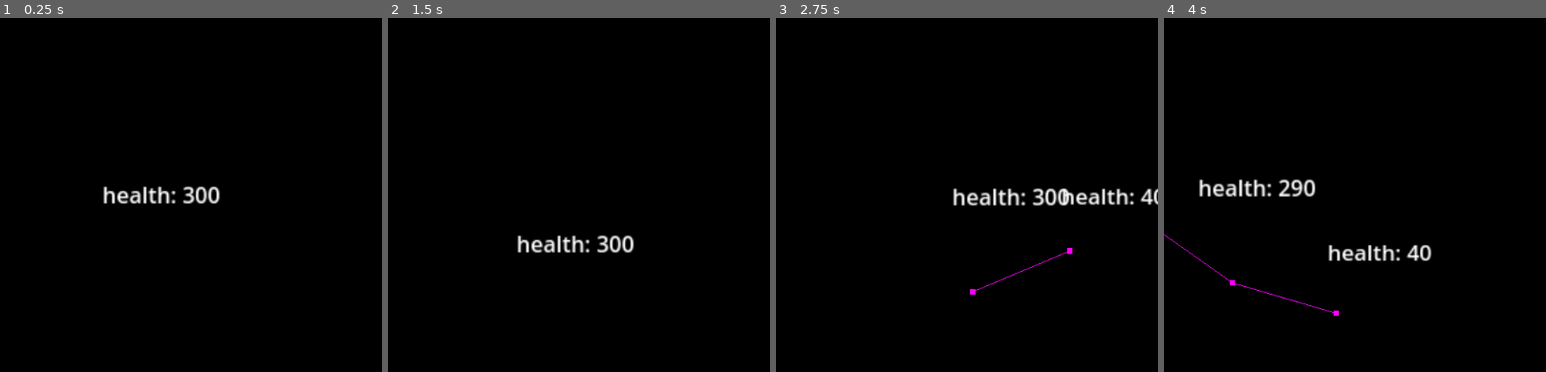
Above: before the commit, frames 1-4 (left to right).
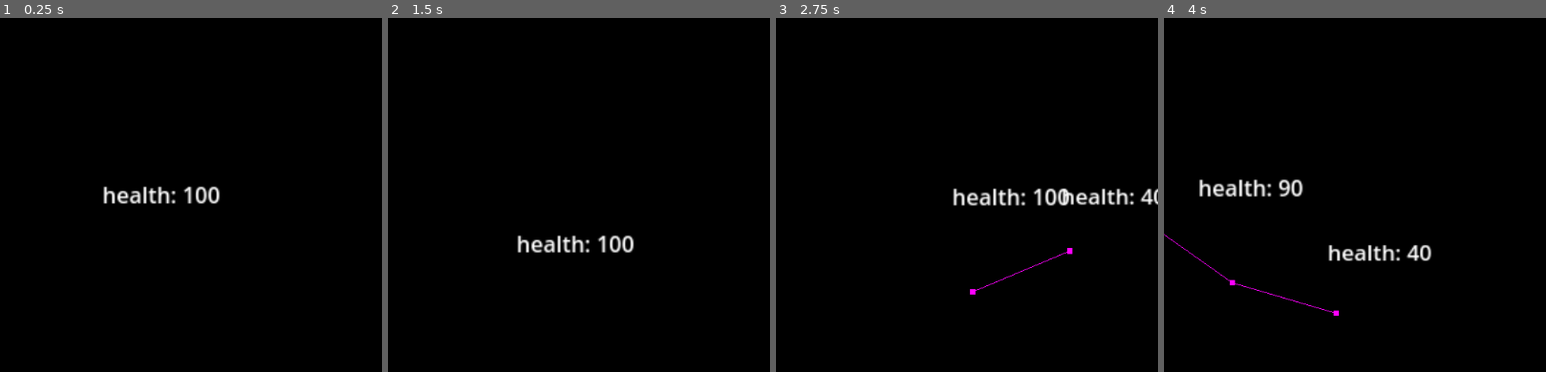
Above: after the commit, the same moments.

Repository: xxxxx-community/TheAihopGG-godot-wild-jam-80
Game: Godot game, scene res://scenes/objects/world/world.tscn
Same seed, same stepped clock (60 frames per second), same inputs: the game is played once before the commit and once after it.
Inputs (mouse positions are % of the whole screen's width and height, from its top left):
- Up to frame 1 (0.25 s): no input
- Up to frame 2 (1.5 s): tap Enter at 0.5 s; move the mouse to (72, 41) at 0.52 s; hold D (move_right) 0.53-1.28 s; tap 1 (select_weapon_1) at 0.6 s; tap Space at 1.25 s; move the mouse to (30, 51) at 1.27 s; hold Down (move_down) from 1.28 s (still down); tap 2 (select_weapon_2) at 1.35 s
- Up to frame 3 (2.75 s): move the mouse to (60, 22) at 2.02 s; release Down (move_down) at 2.03 s; hold D (move_right) from 2.03 s (still down); tap 3 (select_weapon_3) at 2.1 s
- Up to frame 4 (4 s): move the mouse to (45, 68) at 2.77 s; release D (move_right) at 2.78 s; hold Up (move_up) 2.78-3.53 s; click (45, 68) at 2.85 s; move the mouse to (80, 62) at 3.52 s; hold A (move_left) from 3.53 s (still down); tap 1 (select_weapon_1) at 3.6 s
The pictures show only the part of the screen within x 33-83%, y 8-58%; the shares and areas given below are measured in that part.

The runs differ from the first frame. In frame 1, 0.1% of the frame differs, in the area x 47-51%, y 47-53%; in frame 2, 0.1%; in frame 3, 0.1%; in frame 4, 0.3%, in the area x 30-40%, y 45-51%.

Commit message:
fix: recoverable_target_health

Diff:
--- a/scenes/characters/character/character.gd
+++ b/scenes/characters/character/character.gd
@@ -34,8 +34,8 @@
 @export var health: int
 @export var max_health: int
 @export var invulnerability_time: float = 0.4
+@export var invulnerability_is_enabled: bool = false # note: don t use invulnerability_is_enabled, use health_component.invulnerability_is_enabled
 @export var health_replenish_is_enabled: bool = true
-@export var invulnerability_is_enabled: bool = false # note: don t use invulnerability_is_enabled, use health_component.invulnerability_is_enabled
 
 @export_category("Labels")
 @export var show_health_label: bool = false
--- a/scenes/characters/enemies/enemy/enemy.gd
+++ b/scenes/characters/enemies/enemy/enemy.gd
@@ -34,4 +34,3 @@
 
 func _on_health_component_died() -> void:
 	target.health_component._replenish_health(recoverable_target_health)
-	print(target.health_component.health)
--- a/scenes/characters/enemies/triangle_enemy/triangle_enemy.tscn
+++ b/scenes/characters/enemies/triangle_enemy/triangle_enemy.tscn
@@ -13,6 +13,7 @@
 collision_mask = 4
 script = ExtResource("2_wiw6w")
 collide_damage_duration = 3.0
+enemy_type = 0
 recoverable_target_health = 10
 character_name = "Triangle"
 speed = 200.0
@@ -21,6 +22,13 @@
 
 [node name="CollisionShape2D" parent="." index="1"]
 shape = SubResource("RectangleShape2D_wiw6w")
+
+[node name="HealthComponent" parent="Components" index="0"]
+health = 0
+max_health = 0
+invulnerability_time = 0.0
+health_replenish_is_enabled = false
+invulnerability_is_enabled = false
 
 [node name="CollisionShape2D" parent="AttackArea" index="0"]
 shape = SubResource("CircleShape2D_wiw6w")
--- a/scenes/characters/player/player.tscn
+++ b/scenes/characters/player/player.tscn
@@ -15,10 +15,9 @@
 default_weapon_index = 0
 character_name = "Alexey"
 speed = 300.0
-health = 300
-max_health = 300
+health = 100
+max_health = 100
 invulnerability_time = 1.0
-health_replenish_is_enabled = false
 
 [node name="Camera2D" type="Camera2D" parent="." index="1"]
 unique_name_in_owner = true
--- a/scenes/components/health_component/health_component.gd
+++ b/scenes/components/health_component/health_component.gd
@@ -40,7 +40,7 @@
 
 func _replenish_health(health_count: int):
 	if health_replenish_is_enabled:
-		reduce_health(+health_count)
+		reduce_health(health_count)
 		health_replenished.emit(health_count)
 
 func _on_invulnerability_timer_timeout() -> void:
